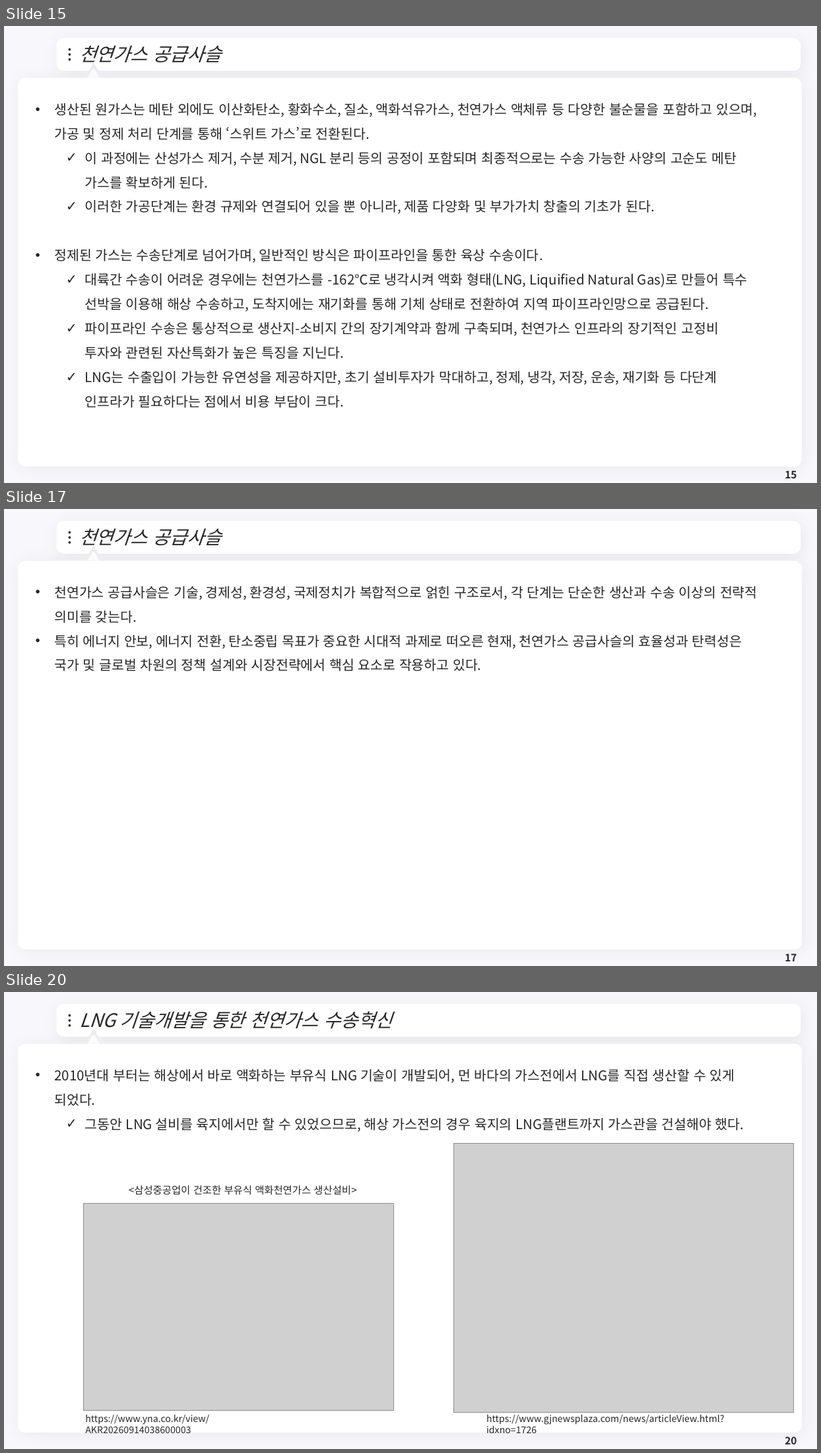
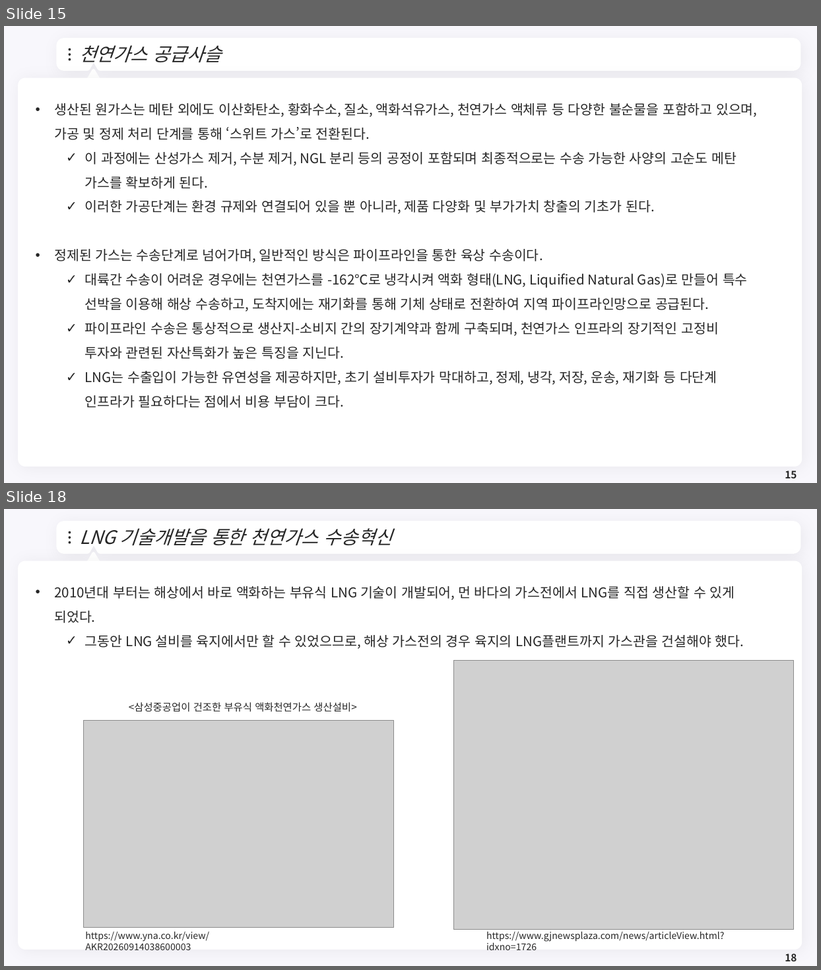
Before and after one commit to meandthey/Teaching, a slide deck: 에너지경제학/자원에너지경제학_Chapter_4 (가스).pptx. Shown one above the other, each under a label of ours: slides 15, 17 and 20 before the commit, slides 15 and 18 after it; the slides between them are not shown. The pictures are 821x1453 and 821x970 pixels, drawn with LibreOffice and Linux fonts; fonts in the diff are those of the drawing; grey boxes stand for pictures; background and template pictures are left out. Boxes give left, top, right and bottom in pixels: in the first picture for what was removed or moved away, otherwise in the second. Text is boxed around its words. In the diff, an @@ line names an element or a change of style, - is before the commit and + after.

```diff
--- a/에너지경제학/자원에너지경제학_Chapter_4 (가스).pptx
+++ b/에너지경제학/자원에너지경제학_Chapter_4 (가스).pptx
@@ slide 17 removed at box(4, 509, 817, 966), background #F8F7FC; not listed: 7 template elements that a slide beside it also shows @@
@@ title removed at box(79, 528, 222, 546) @@
-천연가스 공급사슬
@@ text removed at box(54, 586, 758, 671) @@
-• 천연가스 공급사슬은 기술, 경제성, 환경성, 국제정치가 복합적으로 얽힌 구조로서, 각 단계는 단순한 생산과 수송 이상의 전략적 의미를 갖는다.
-• 특히 에너지 안보, 에너지 전환, 탄소중립 목표가 중요한 시대적 과제로 떠오른 현재, 천연가스 공급사슬의 효율성과 탄력성은 국가 및 글로벌 차원의 정책 설계와 시장전략에서 핵심 요소로 작용하고 있다.
@@ page number removed at box(785, 954, 797, 962) @@
-17
@@ what was slide 20 is now slide 18 @@
@@ page number at box(785, 954, 797, 962): text changed @@
-20
+18
```
Also in this commit, not shown: 20 slides changed, 1 other slide removed, 1 other file.
